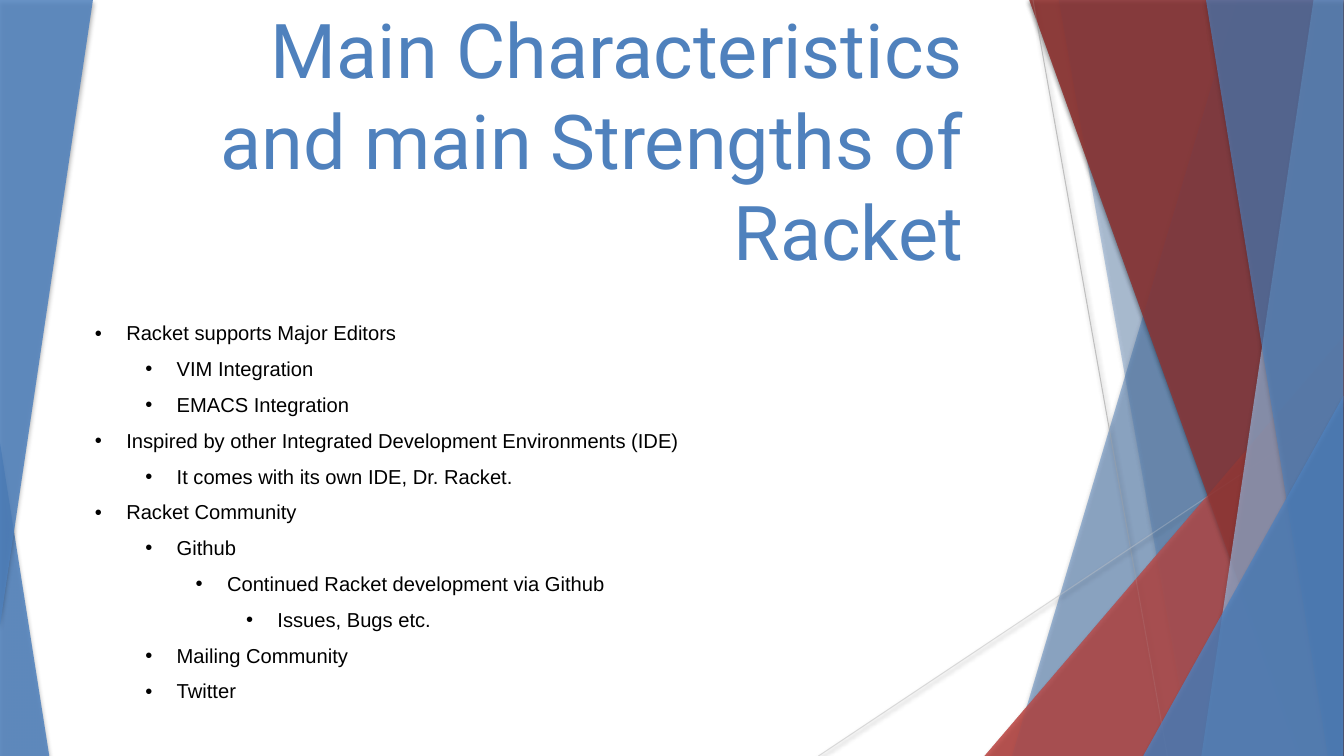
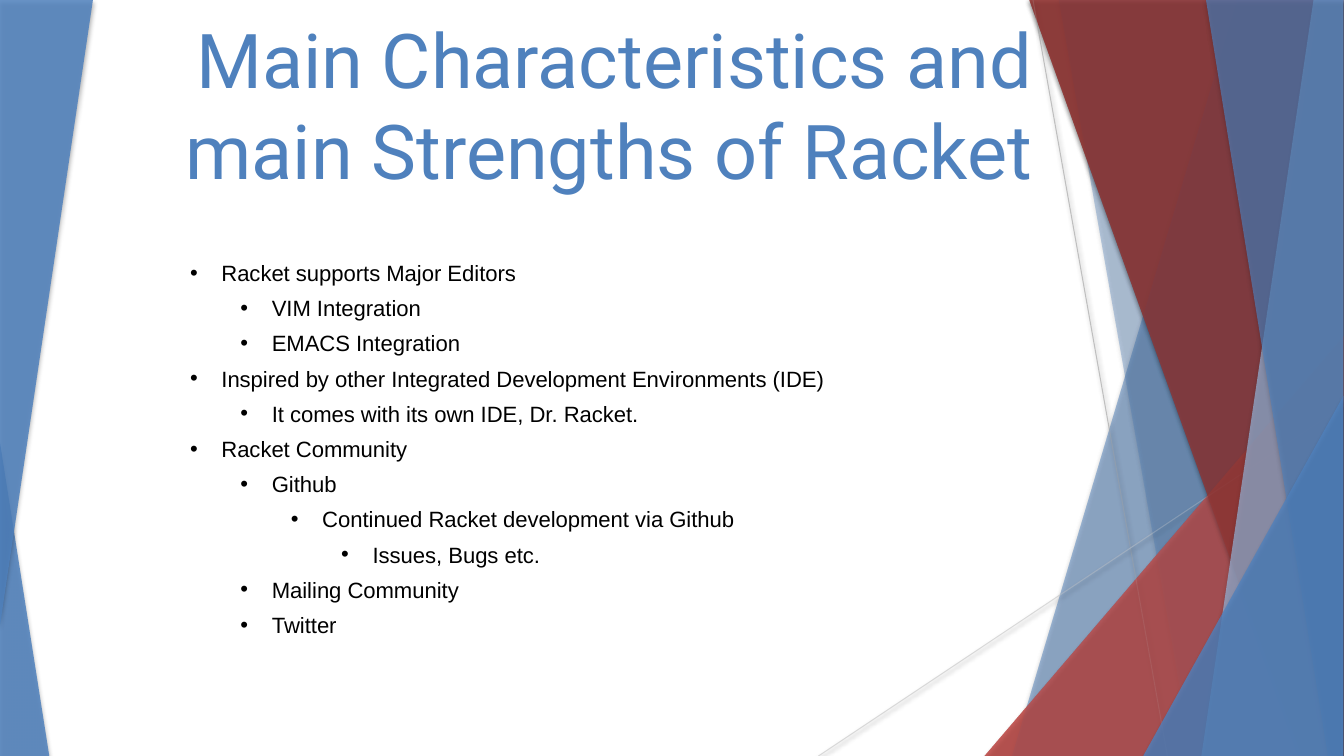
Before and after one commit to stevester94/CSC201_Project, a slide deck: slide 8 of CSC201Sec3Proj3Team4.pptx. Drawn at 1344x756 pixels with LibreOffice and Linux fonts; fonts in the diff are those of the drawing. Boxes give left, top, right and bottom in pixels: in the first picture for what was removed or moved away, otherwise in the second. Text is boxed around its words. In the diff, an @@ line names an element or a change of style, - is before the commit and + after.

```diff
--- a/CSC201Sec3Proj3Team4.pptx
+++ b/CSC201Sec3Proj3Team4.pptx
@@ text "Main Characteristics and main Strengths ..." rewrapped from (220,21,964,261) to (186,31,1033,195) @@
@@ text "Racket supports Major Editors": place and size @@
-text "Racket supports Major Editors" at (126,325,678,699)
+text "Racket supports Major Editors" at (221,265,824,634)
@@ text "Racket supports Major Editors" at (221,265,824,634): size 14.4 to 15.8 pt; line spacing 0.9 to 0.8 @@
```
Also in this commit, not shown: 4 other slides changed.
